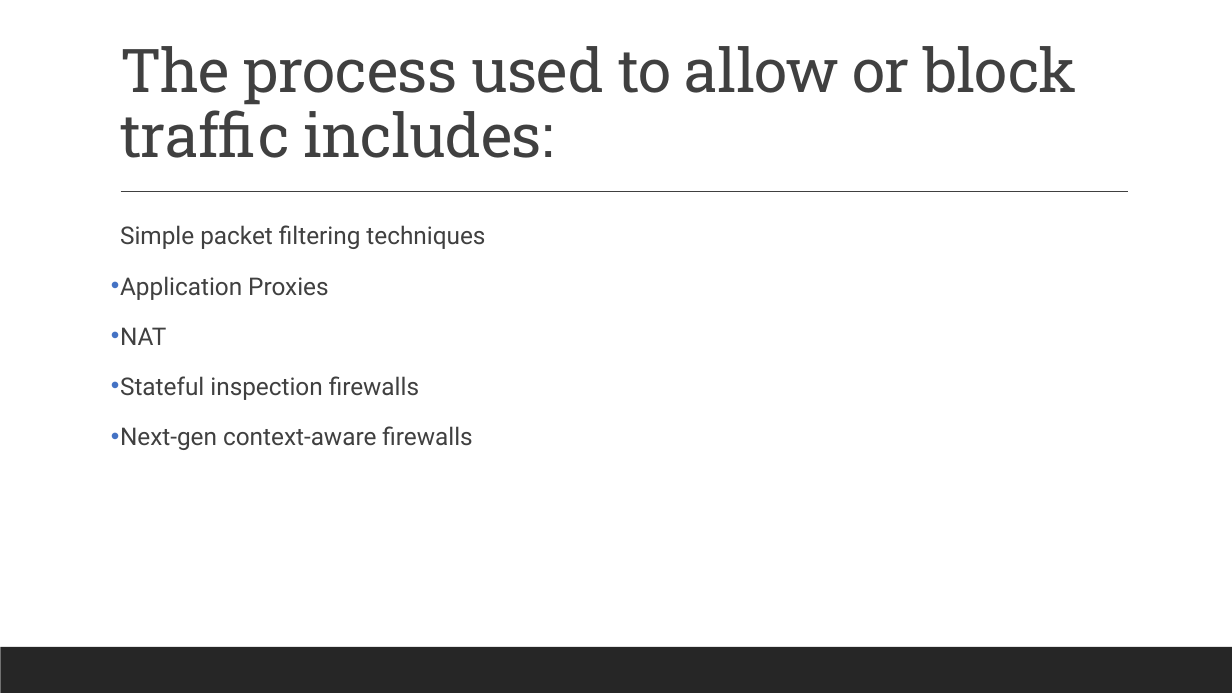
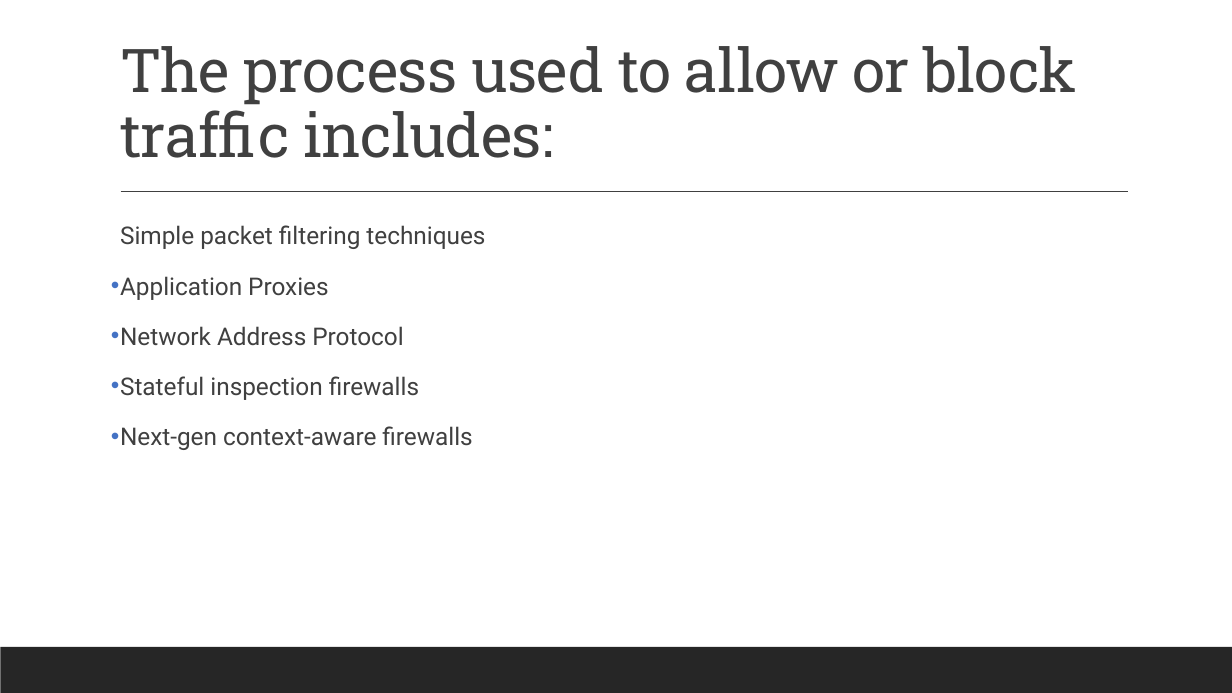
Before and after one commit to ronnie-1947/access-control-ppt, a slide deck: slide 23 of Access Control.pptx (slide 22 before the commit). Drawn at 1232x693 pixels with LibreOffice and Linux fonts; fonts in the diff are those of the drawing. Boxes give left, top, right and bottom in pixels: in the first picture for what was removed or moved away, otherwise in the second. Text is boxed around its words. In the diff, an @@ line names an element or a change of style, - is before the commit and + after.

```diff
--- a/Access Control.pptx
+++ b/Access Control.pptx
@@ text at (x1=120, y1=326, x2=403, y2=346): text changed @@
-• NAT
+• Network Address Protocol
```
Also in this commit, not shown: 15 other slides changed, 1 slide added.
